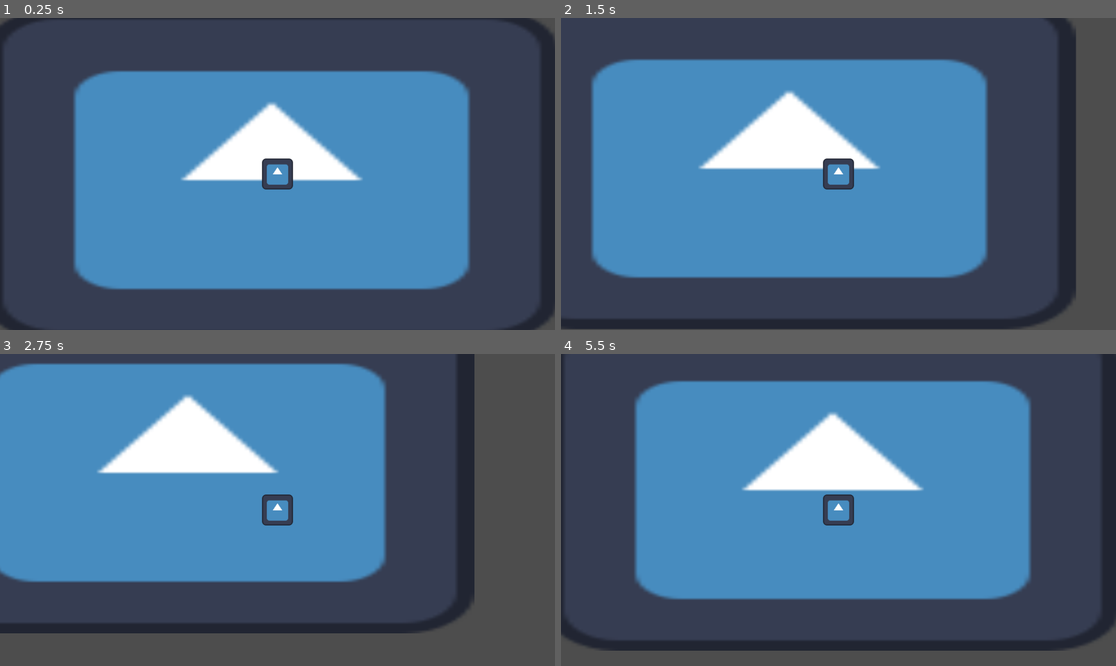
Above: before the commit, frames 1-4 (two rows, left to right).
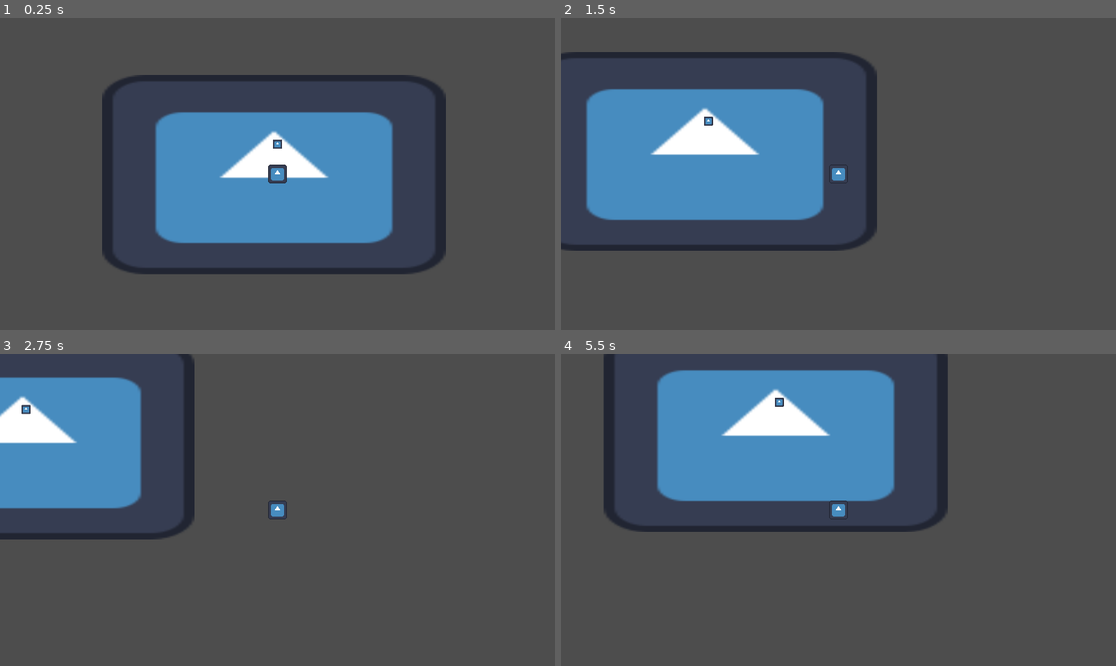
Above: after the commit, the same moments.

Repository: Section009/Pixel-Game-Jam-2024
Game: Godot game, scene res://Scenes/Main.tscn
Same seed, same stepped clock (60 frames per second), same inputs: the game is played once before the commit and once after it. The engine's default icon, where the game draws it, is replaced by a stand-in: a white triangle on a blue panel in a dark square.
Inputs:
- Up to frame 1 (0.25 s): no input
- Up to frame 2 (1.5 s): tap Enter at 0.5 s; hold D (Right) 0.53-1.28 s; hold Shift (Sprint, bound only after the commit) 0.53-1.28 s; tap E (Interact) at 0.6 s; hold S (Down) from 1.28 s (still down); tap Shift (Sprint, bound only after the commit) at 1.35 s
- Up to frame 3 (2.75 s): tap E (Interact) at 1.55, 2.1 s; release S (Down) at 2.03 s; hold D (Right) from 2.03 s (still down); hold Shift (Sprint, bound only after the commit) from 2.03 s (still down)
- Up to frame 4 (5.5 s): release D (Right) at 2.78 s; release Shift (Sprint, bound only after the commit) at 2.78 s; hold W (Up) 2.78-3.53 s; tap Shift (Sprint, bound only after the commit) at 2.85, 4.35 s; tap E (Interact) at 3.05, 3.6, 4.55, 5.1 s; hold Shift (Sprint, bound only after the commit) 3.53-4.28 s; hold A (Left) 3.53-5.03 s; hold S (Down) from 5.03 s (still down); hold Shift (Sprint, bound only after the commit) from 5.03 s (still down)

The runs differ from the first frame. In frame 1, 41% of the frame differs, in the area x 0-100%, y 0-100%; in frame 2, 45%; in frame 3, 46%; in frame 4, 49%, in the area x 0-100%, y 0-96%.

Commit message:
updated PlayerManager and GamblingManager classes

Diff:
--- /dev/null
+++ b/Prefabs/PlayerPrefab.tscn
@@ -0,0 +1,21 @@
+[gd_scene load_steps=4 format=3 uid="uid://camxc1xqb65xh"]
+
+[ext_resource type="Script" path="res://Scripts/PlayerManager.gd" id="1_fgj3m"]
+[ext_resource type="Texture2D" uid="uid://8w25fcb2dhtx" path="res://icon.svg" id="2_rgryd"]
+
+[sub_resource type="RectangleShape2D" id="RectangleShape2D_8yknl"]
+size = Vector2(64, 64)
+
+[node name="CharacterBody2D" type="CharacterBody2D"]
+script = ExtResource("1_fgj3m")
+
+[node name="Sprite2D" type="Sprite2D" parent="."]
+scale = Vector2(0.5, 0.5)
+texture = ExtResource("2_rgryd")
+
+[node name="Camera2D" type="Camera2D" parent="."]
+
+[node name="CollisionShape2D" type="CollisionShape2D" parent="."]
+scale = Vector2(1, 0.989325)
+shape = SubResource("RectangleShape2D_8yknl")
+one_way_collision_margin = 0.0
--- a/Scenes/Main.tscn
+++ b/Scenes/Main.tscn
@@ -1,7 +1,11 @@
-[gd_scene load_steps=3 format=3 uid="uid://cjrw75xblnufj"]
+[gd_scene load_steps=5 format=3 uid="uid://cjrw75xblnufj"]
 
 [ext_resource type="Texture2D" uid="uid://8w25fcb2dhtx" path="res://icon.svg" id="1_mmcvc"]
-[ext_resource type="Script" path="res://Scripts/PlayerManager.gd" id="2_8xrha"]
+[ext_resource type="PackedScene" uid="uid://camxc1xqb65xh" path="res://Prefabs/PlayerPrefab.tscn" id="2_4216j"]
+[ext_resource type="Script" path="res://Scripts/GamblingManager.gd" id="2_n2vtr"]
+
+[sub_resource type="RectangleShape2D" id="RectangleShape2D_cqqw5"]
+size = Vector2(130, 130)
 
 [node name="GameManager" type="Node2D"]
 
@@ -10,11 +14,28 @@
 scale = Vector2(9.29688, 5.38281)
 texture = ExtResource("1_mmcvc")
 
-[node name="Player" type="Node2D" parent="."]
-script = ExtResource("2_8xrha")
+[node name="Machines" type="Node2D" parent="."]
 
-[node name="Sprite2D" type="Sprite2D" parent="Player"]
-scale = Vector2(0.5, 0.5)
+[node name="Slot" type="StaticBody2D" parent="Machines"]
+position = Vector2(0, -103)
+scale = Vector2(1.24, 1.24)
+script = ExtResource("2_n2vtr")
+
+[node name="Highlight" type="Sprite2D" parent="Machines/Slot"]
+modulate = Color(0.477696, 1, 0.760986, 1)
+self_modulate = Color(4.62055e-06, 0.957158, 0.83932, 0.223529)
+scale = Vector2(0.240002, 0.240002)
 texture = ExtResource("1_mmcvc")
 
-[node name="Camera2D" type="Camera2D" parent="Player"]
+[node name="SlotSprite" type="Sprite2D" parent="Machines/Slot"]
+scale = Vector2(0.2, 0.2)
+texture = ExtResource("1_mmcvc")
+
+[node name="CollisionShape2D" type="CollisionShape2D" parent="Machines/Slot"]
+scale = Vector2(0.2, 0.2)
+shape = SubResource("RectangleShape2D_cqqw5")
+one_way_collision_margin = 0.0
+
+[node name="Player" type="Node2D" parent="."]
+
+[node name="CharacterBody2D" parent="Player" instance=ExtResource("2_4216j")]
--- a/Scenes/node_2d.tscn
+++ /dev/null
@@ -1,3 +0,0 @@
-[gd_scene format=3 uid="uid://bn5fwui1us6fe"]
-
-[node name="Node2D" type="Node2D"]
--- /dev/null
+++ b/Scripts/GamblingManager.gd
@@ -0,0 +1,40 @@
+class_name GamblingManager
+
+extends StaticBody2D
+
+#class vars
+@export var detectionRadius : int = 80
+
+var distanceFromPlayer : float = 0
+var canActivate : bool = false
+var HIGHLIGHT : Sprite2D
+
+#startup
+func _ready():
+	HIGHLIGHT = get_node("Highlight")
+	pass
+
+#frame-based update
+func _process(delta):
+	distanceFromPlayer = position.distance_to(PlayerManager.Pos)
+
+	if(distanceFromPlayer <= detectionRadius):
+		canActivate = true
+		HIGHLIGHT.visible = true
+		get_input()
+	else:
+		canActivate = false
+		HIGHLIGHT.visible = false
+
+	pass
+
+#constant delta update
+func _physics_process(delta):
+	pass
+
+#input
+func get_input():
+	if(canActivate and Input.is_action_just_released("Interact")):
+		print("succesfully interacted")
+
+	pass
--- a/Scripts/PlayerManager.gd
+++ b/Scripts/PlayerManager.gd
@@ -1,17 +1,21 @@
 class_name PlayerManager
 
-extends Node2D
+extends CharacterBody2D
 
 #class vars
-var SPEED = 2;
+static var Oxygen = 120.0
+static var Pos = Vector2(0.0, 0.0)
+@export var SPEED : float = 300.0
 
 #startup
 func _ready():
+	position = Pos
 	pass
 
 #frame-based update
 func _process(delta):
-
+	Oxygen -= delta
+	Pos = position
 	pass
 
 #constant delta update
@@ -22,5 +26,10 @@
 #input
 func get_input():
 	var input_direction = Input.get_vector("Left", "Right", "Up", "Down")
-	position += input_direction * SPEED
+
+	if(Input.is_action_pressed("Sprint")):
+		input_direction *= 2
+
+	velocity = input_direction * SPEED
+	move_and_slide()
 	pass
--- a/project.godot
+++ b/project.godot
@@ -14,6 +14,11 @@
 run/main_scene="res://Scenes/Main.tscn"
 config/features=PackedStringArray("4.2", "Forward Plus")
 config/icon="res://icon.svg"
+
+[display]
+
+window/size/viewport_width=1920
+window/size/viewport_height=1080
 
 [input]
 
@@ -42,3 +47,8 @@
 "events": [Object(InputEventKey,"resource_local_to_scene":false,"resource_name":"","device":-1,"window_id":0,"alt_pressed":false,"shift_pressed":false,"ctrl_pressed":false,"meta_pressed":false,"pressed":false,"keycode":0,"physical_keycode":69,"key_label":0,"unicode":101,"echo":false,"script":null)
 ]
 }
+Sprint={
+"deadzone": 0.5,
+"events": [Object(InputEventKey,"resource_local_to_scene":false,"resource_name":"","device":-1,"window_id":0,"alt_pressed":false,"shift_pressed":false,"ctrl_pressed":false,"meta_pressed":false,"pressed":false,"keycode":0,"physical_keycode":4194325,"key_label":0,"unicode":0,"echo":false,"script":null)
+]
+}
